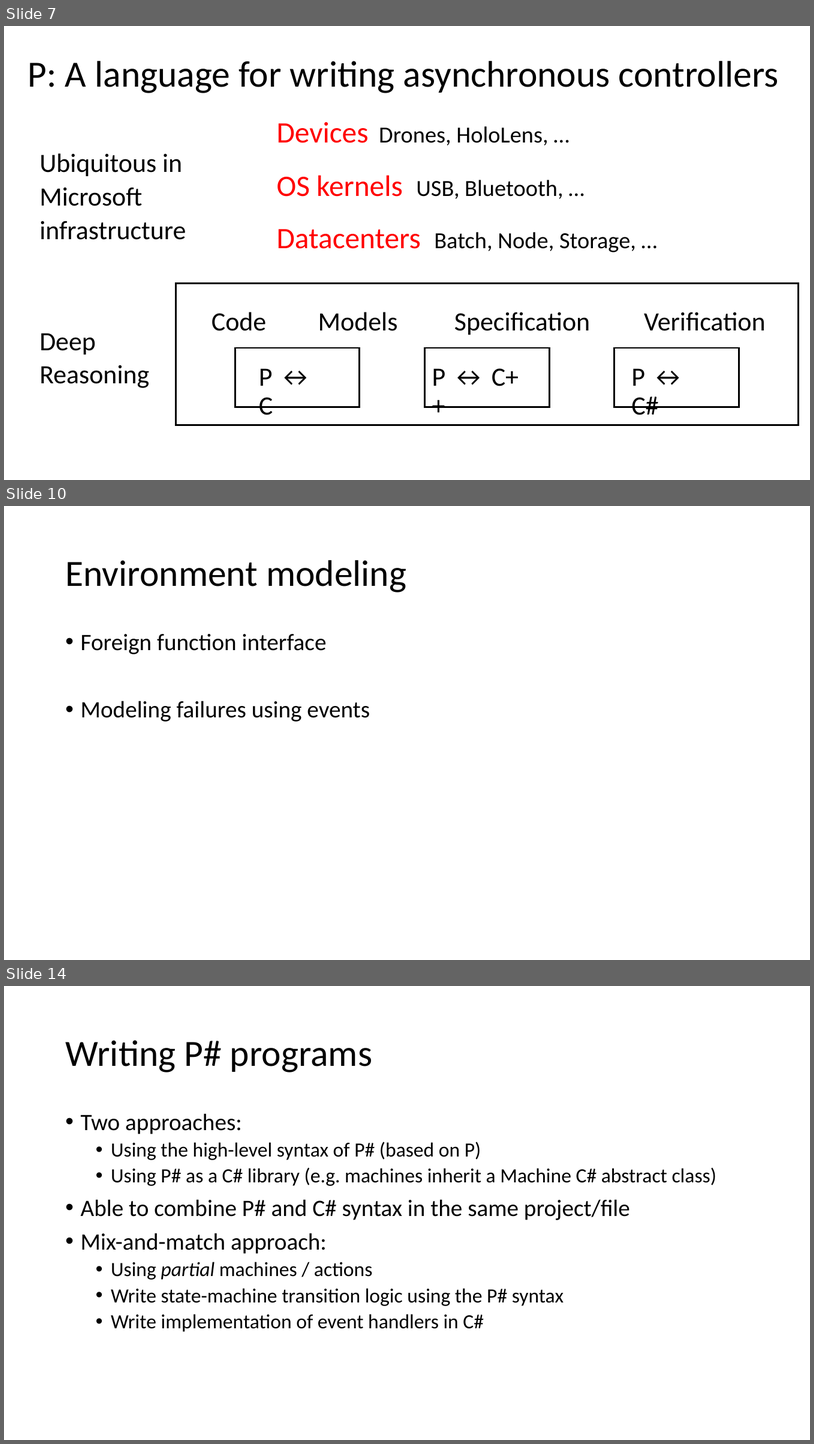
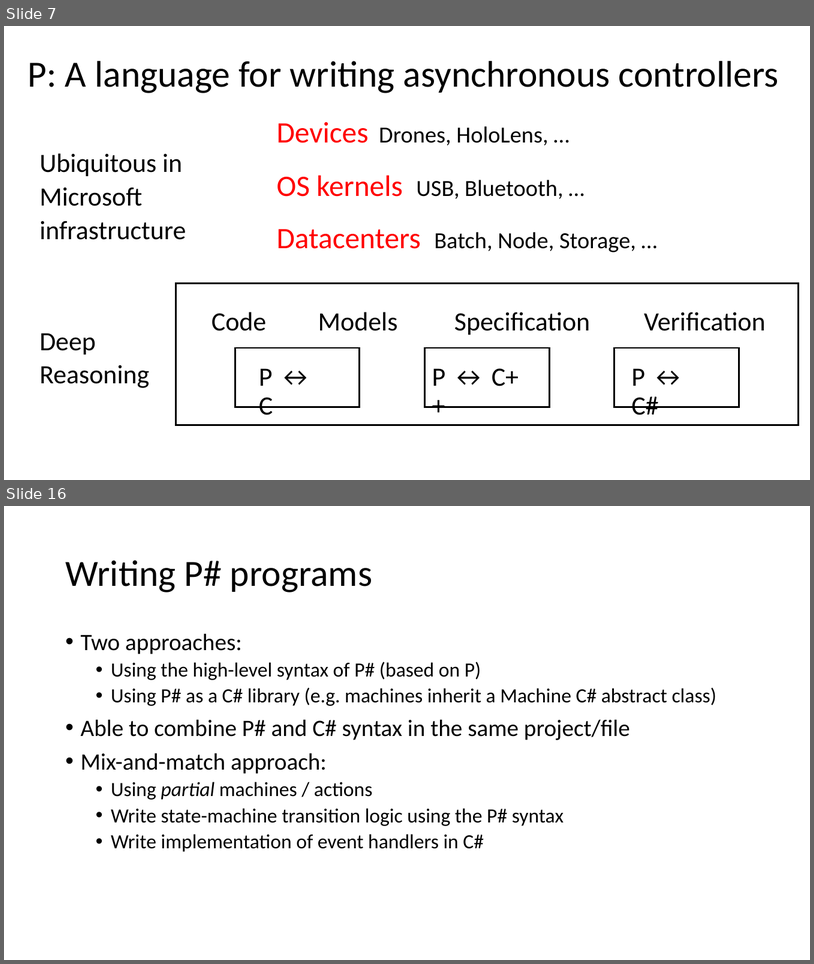
Before and after one commit to p-org/P, a slide deck: Tutorial/P-tutorial.pptx. Shown one above the other, each under a label of ours: slides 7, 10 and 14 before the commit, slides 7 and 16 after it; the slides between them are not shown. The pictures are 814x1444 and 814x964 pixels, drawn with LibreOffice and Linux fonts; fonts in the diff are those of the drawing. Boxes give left, top, right and bottom in pixels: in the first picture for what was removed or moved away, otherwise in the second. Text is boxed around its words. In the diff, an @@ line names an element or a change of style, - is before the commit and + after.

```diff
--- a/Tutorial/P-tutorial.pptx
+++ b/Tutorial/P-tutorial.pptx
@@ slide 10 removed at box(4, 506, 810, 960), background #FFFFFF @@
@@ title removed at box(65, 560, 407, 592) @@
-Environment modeling
@@ text removed at box(81, 634, 370, 721) @@
-• Foreign function interface
-• Modeling failures using events
@@ what was slide 14 is now slide 16 @@
```
Also in this commit, not shown: 4 slides changed, 6 slides added, 3 other slides removed, 1 other file.
